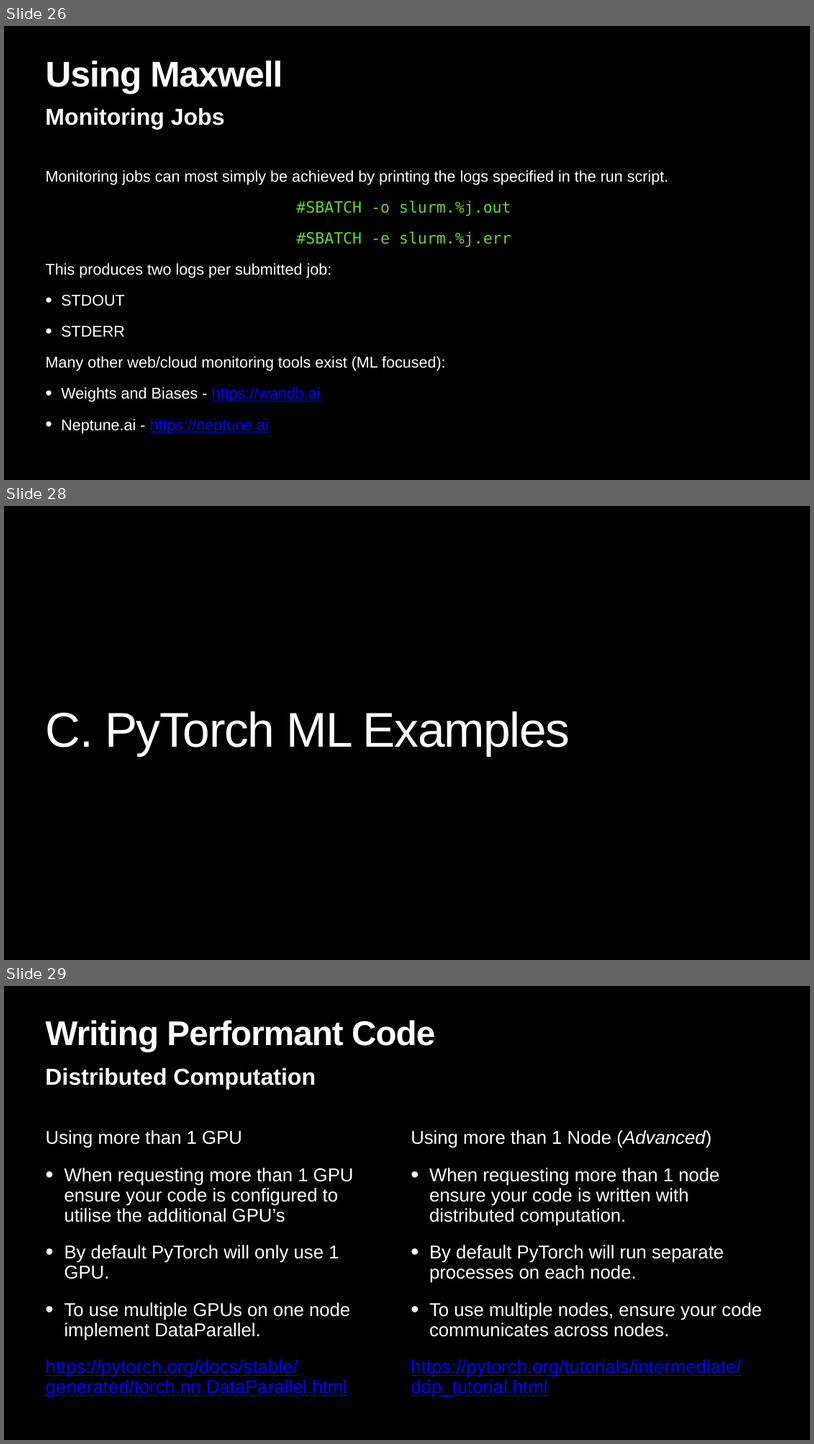
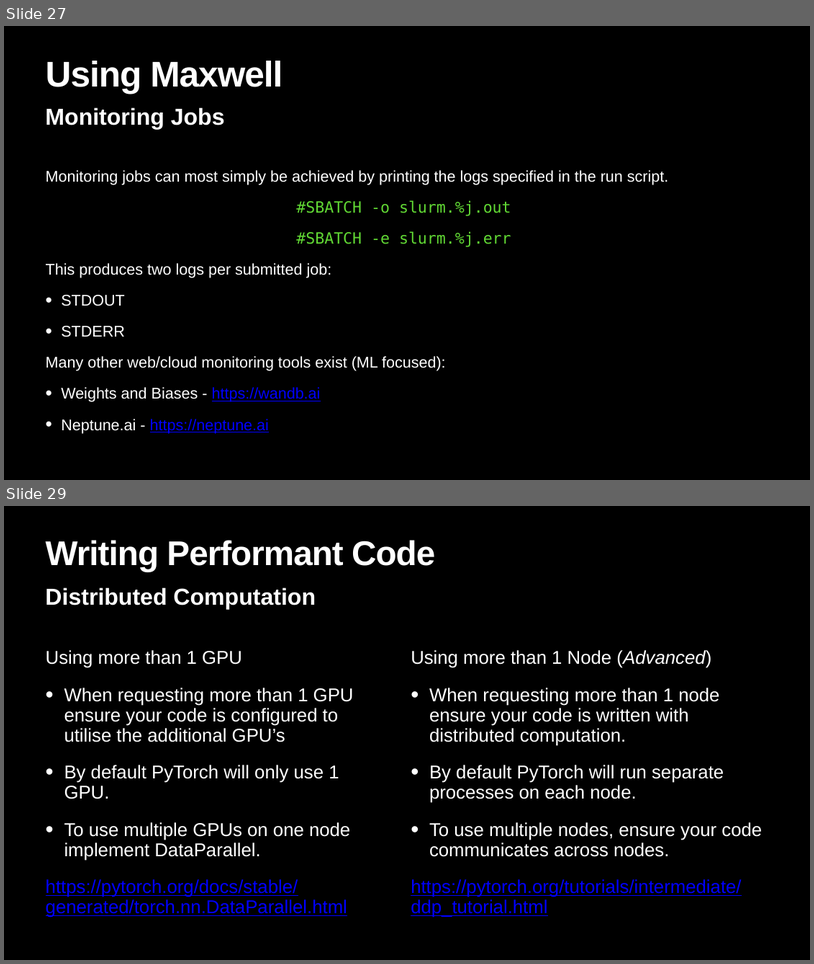
Before and after one commit to SUSTAIN-CDT/SUSTAIN-CDT-HPC-Introduction, a slide deck: HPC_SUSTAIN_PPTX.pptx. Shown one above the other, each under a label of ours: slides 26, 28 and 29 before the commit, slides 27 and 29 after it; the slides between them are not shown. The pictures are 814x1444 and 814x964 pixels, drawn with LibreOffice and Linux fonts; fonts in the diff are those of the drawing. Boxes give left, top, right and bottom in pixels: in the first picture for what was removed or moved away, otherwise in the second. Text is boxed around its words. In the diff, an @@ line names an element or a change of style, - is before the commit and + after.

```diff
--- a/HPC_SUSTAIN_PPTX.pptx
+++ b/HPC_SUSTAIN_PPTX.pptx
@@ slide 28 removed at box(4, 506, 810, 960), background #000000 @@
@@ title removed at box(46, 711, 571, 756) @@
-C. PyTorch ML Examples
@@ what was slide 26 is now slide 27 @@
```
Also in this commit, not shown: 1 slide changed, 1 slide added.
